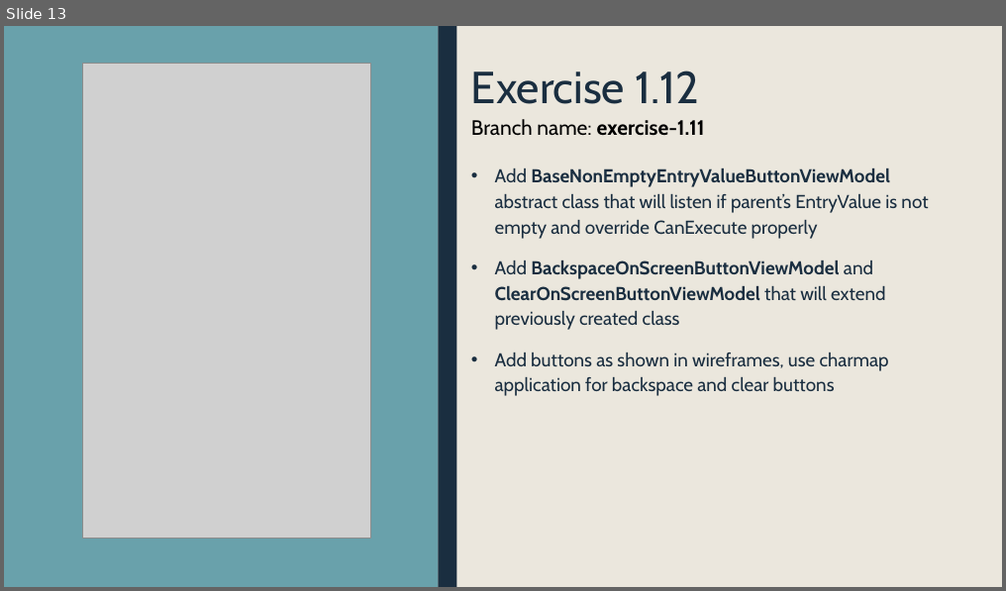
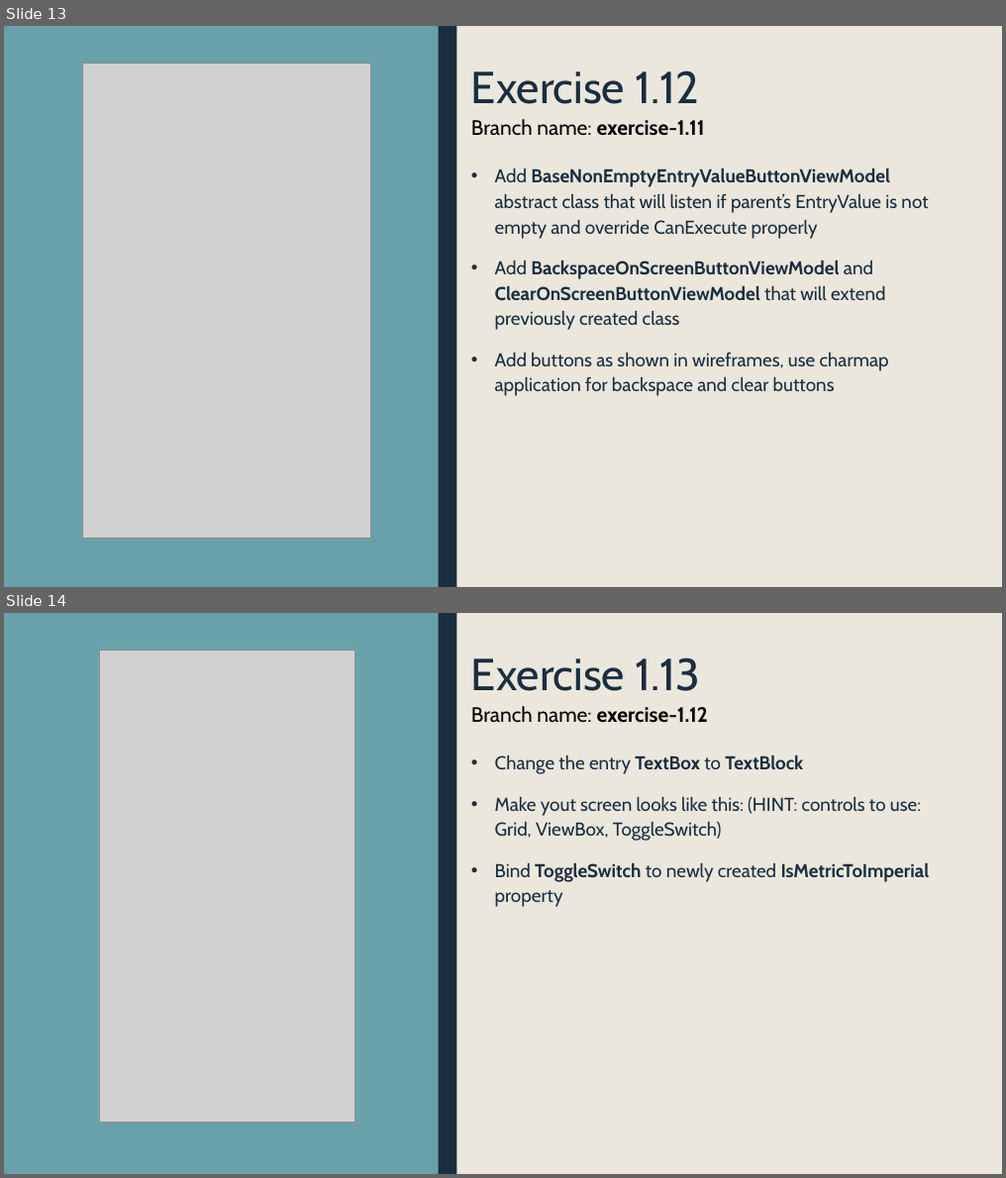
Before and after one commit to krajniak/PumConverter, a slide deck: exercises.pptx. Shown one above the other, each under a label of ours: slide 13 before the commit, slides 13 and 14 after it. The pictures are 1006x591 and 1006x1178 pixels, drawn with LibreOffice and Linux fonts; fonts in the diff are those of the drawing; grey boxes stand for pictures. Boxes give left, top, right and bottom in pixels: in the first picture for what was removed or moved away, otherwise in the second. Text is boxed around its words. In the diff, an @@ line names an element or a change of style, - is before the commit and + after.

```diff
--- a/exercises.pptx
+++ b/exercises.pptx
@@ slide 14 added at [4,613,1002,1174], background #EBE7DD; not listed: 2 template elements that a slide beside it also shows @@
@@ picture added at [99,651,355,1122] @@
@@ title added at [471,658,700,691], 43.2 pt, text #1A2E40 @@
+Exercise 1.13
@@ text added at [471,706,708,723], 20 pt, text #000000, bold @@
+Branch name: exercise-1.12
@@ text added at [495,756,930,907], 18 pt, text #1A2E40 @@
+• Change the entry TextBox to TextBlock
+• Make yout screen looks like this: (HINT: controls to use: Grid, ViewBox, ToggleSwitch)
+• Bind ToggleSwitch to newly created IsMetricToImperial property
```
Also in this commit, not shown: 1 slide changed, 2 other files.
